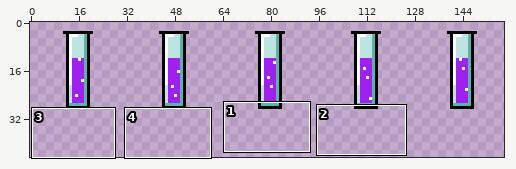
Two versions of one sprite sheet, src/main/resources/HealthPotion.png. Above, an overview of the earlier version with the close-up marked.
Close-up. Old version:
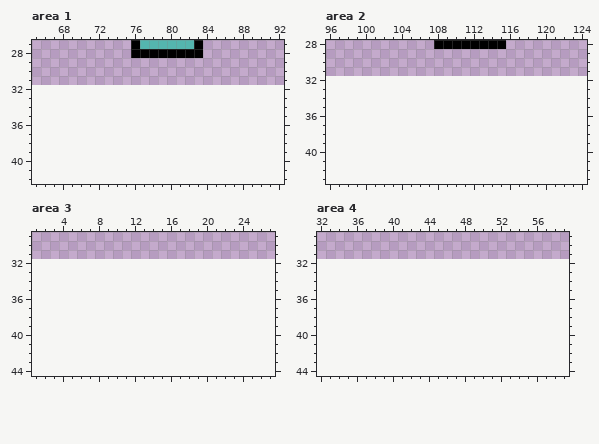
The file is 160x32 pixels. Shown: area 1: x 65..92, y 27..42; area 2: x 96..124, y 28..43; area 3: x 1..27, y 29..44; area 4: x 32..59, y 29..44. The old version is drawn lined up with the new one, on the new canvas. The wide view leaves out empty margins. The commit also changed other parts of the picture, which this record leaves out.
The result:
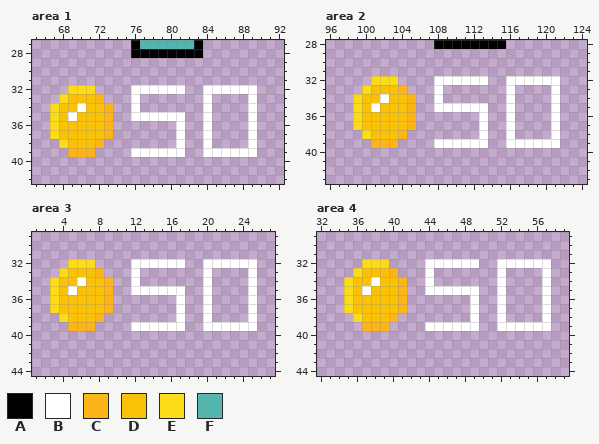
Palette (. is transparent): A #000000  B #ffffff  C #fcb418  D #fac206  E #fcdc18  F #54b5ae
Difference:
canvas 160x32 -> 160x45
Area 1:
y 32: x 69..71 ... -> EEE; x 76..81 ...... -> BBBBBB; x 84..89 ...... -> BBBBBB
y 33: x 68..72 ..... -> EDDDC; x 76 . -> B; x 84 . -> B; x 89 . -> B
y 34: x 67..73 ....... -> EDDBDDC; x 76 . -> B; x 84 . -> B; x 89 . -> B
y 35: x 67..73 ....... -> EDBDDDC; x 76..81 ...... -> BBBBBB; x 84 . -> B; x 89 . -> B
y 36..37: x 67..73 ....... -> EDDDDDC; x 81 . -> B; x 84 . -> B; x 89 . -> B
y 38: x 68..72 ..... -> EDDDC; x 81 . -> B; x 84 . -> B; x 89 . -> B
y 39: x 69..71 ... -> CCC; x 76..81 ...... -> BBBBBB; x 84..89 ...... -> BBBBBB
Area 2:
y 32: x 101..103 ... -> EEE; x 108..113 ...... -> BBBBBB; x 116..121 ...... -> BBBBBB
y 33: x 100..104 ..... -> EDDDC; x 108 . -> B; x 116 . -> B; x 121 . -> B
y 34: x 99..105 ....... -> EDDBDDC; x 108 . -> B; x 116 . -> B; x 121 . -> B
y 35: x 99..105 ....... -> EDBDDDC; x 108..113 ...... -> BBBBBB; x 116 . -> B; x 121 . -> B
y 36..37: x 99..105 ....... -> EDDDDDC; x 113 . -> B; x 116 . -> B; x 121 . -> B
y 38: x 100..104 ..... -> EDDDC; x 113 . -> B; x 116 . -> B; x 121 . -> B
y 39: x 101..103 ... -> CCC; x 108..113 ...... -> BBBBBB; x 116..121 ...... -> BBBBBB
Area 3:
y 32: x 5..7 ... -> EEE; x 12..17 ...... -> BBBBBB; x 20..25 ...... -> BBBBBB
y 33: x 4..8 ..... -> EDDDC; x 12 . -> B; x 20 . -> B; x 25 . -> B
y 34: x 3..9 ....... -> EDDBDDC; x 12 . -> B; x 20 . -> B; x 25 . -> B
y 35: x 3..9 ....... -> EDBDDDC; x 12..17 ...... -> BBBBBB; x 20 . -> B; x 25 . -> B
y 36..37: x 3..9 ....... -> EDDDDDC; x 17 . -> B; x 20 . -> B; x 25 . -> B
y 38: x 4..8 ..... -> EDDDC; x 17 . -> B; x 20 . -> B; x 25 . -> B
y 39: x 5..7 ... -> CCC; x 12..17 ...... -> BBBBBB; x 20..25 ...... -> BBBBBB
Area 4:
y 32: x 37..39 ... -> EEE; x 44..49 ...... -> BBBBBB; x 52..57 ...... -> BBBBBB
y 33: x 36..40 ..... -> EDDDC; x 44 . -> B; x 52 . -> B; x 57 . -> B
y 34: x 35..41 ....... -> EDDBDDC; x 44 . -> B; x 52 . -> B; x 57 . -> B
y 35: x 35..41 ....... -> EDBDDDC; x 44..49 ...... -> BBBBBB; x 52 . -> B; x 57 . -> B
y 36..37: x 35..41 ....... -> EDDDDDC; x 49 . -> B; x 52 . -> B; x 57 . -> B
y 38: x 36..40 ..... -> EDDDC; x 49 . -> B; x 52 . -> B; x 57 . -> B
y 39: x 37..39 ... -> CCC; x 44..49 ...... -> BBBBBB; x 52..57 ...... -> BBBBBB
